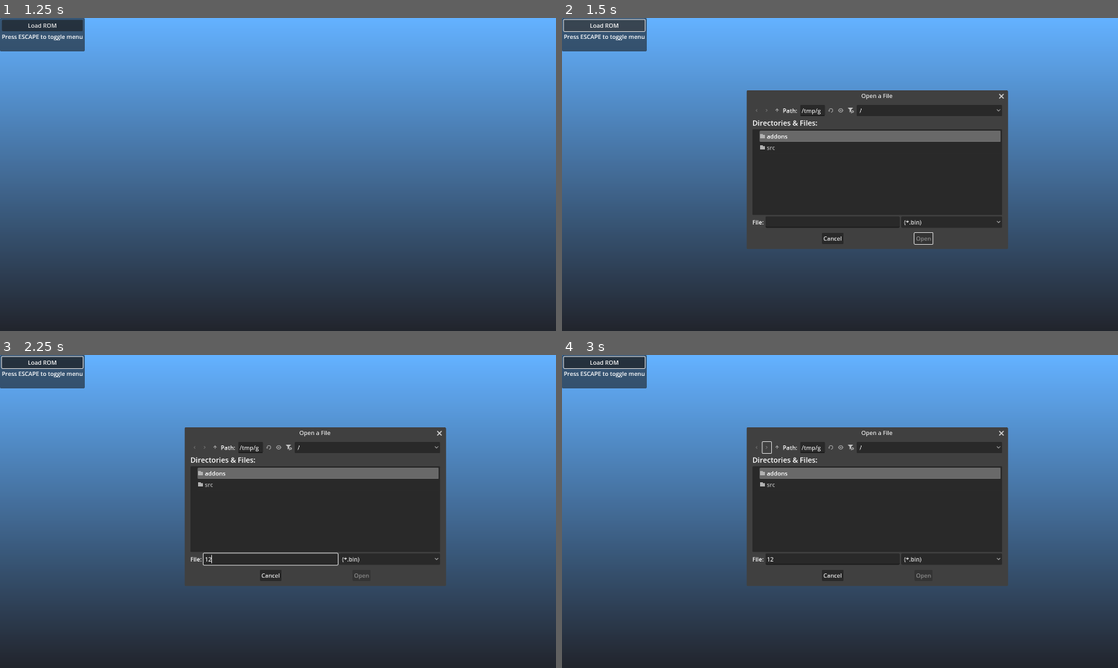
Above: before the commit, frames 1-4 (two rows, left to right).
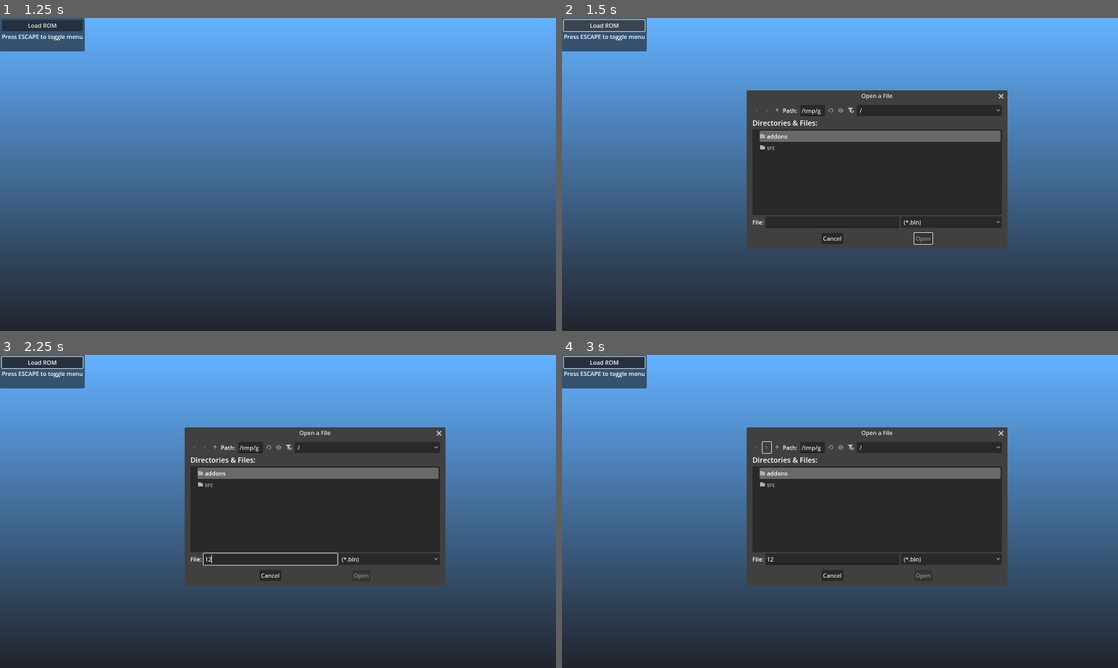
Above: after the commit, the same moments.

Repository: mrgudenheim/TacticsEngineG
Game: Godot game, scene res://src/battle/battle_manager.tscn
Same seed, same stepped clock (60 frames per second), same inputs: the game is played once before the commit and once after it.
Inputs (mouse positions are in pixels of both pictures, inside the frame that each line leads up to):
- Up to frame 1 (1.25 s): tap Enter (ui_accept) at 0.5, 0.77 s; move the mouse to (400, 158) at 0.52 s; hold D from 0.53 s (still down); tap Down (camera_down) at 0.6 s; click (400, 158) at 0.67 s
- Up to frame 2 (1.5 s): release D at 1.25 s; click "Load ROM" at 1.25 s
- Up to frame 3 (2.25 s): click (272, 558) at 2.02 s; type "12" at 2.1 s
- Up to frame 4 (3 s): click (767, 448) at 2.75 s

Frame 1 is identical in both runs. In frame 2, 0.2% of the frame differs, in the area x 47-81%, y 23-74%; in frame 3, 0.2%; in frame 4, 0.1%.

Commit message:
store ai status priorities

Diff:
--- a/src/file_formats/battle_bin_data.gd
+++ b/src/file_formats/battle_bin_data.gd
@@ -197,7 +197,18 @@
 
 	_load_battle_bin_sprite_data()
 
+	# ai status prioity table
+	entry_size = 2
+	num_entries = 40
+	ai_status_priorities.resize(num_entries)
+	data_bytes = battle_bytes.slice(ai_status_priority_start, ai_status_priority_start + (num_entries * entry_size))
+	for idx: int in num_entries:
+		ai_status_priorities[idx] = data_bytes.decode_s16(idx * entry_size)
+
+
 	# TODO all the other battle.bin data
+
+
 
 
 # https://ffhacktics.com/wiki/BATTLE.BIN_Data_Tables#Animation_.26_Display_Related_Data
